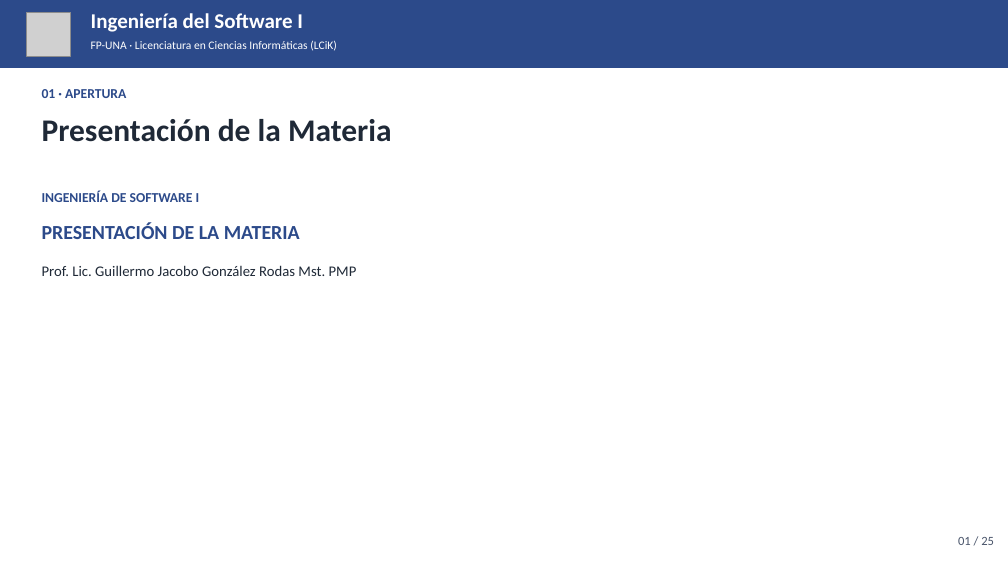
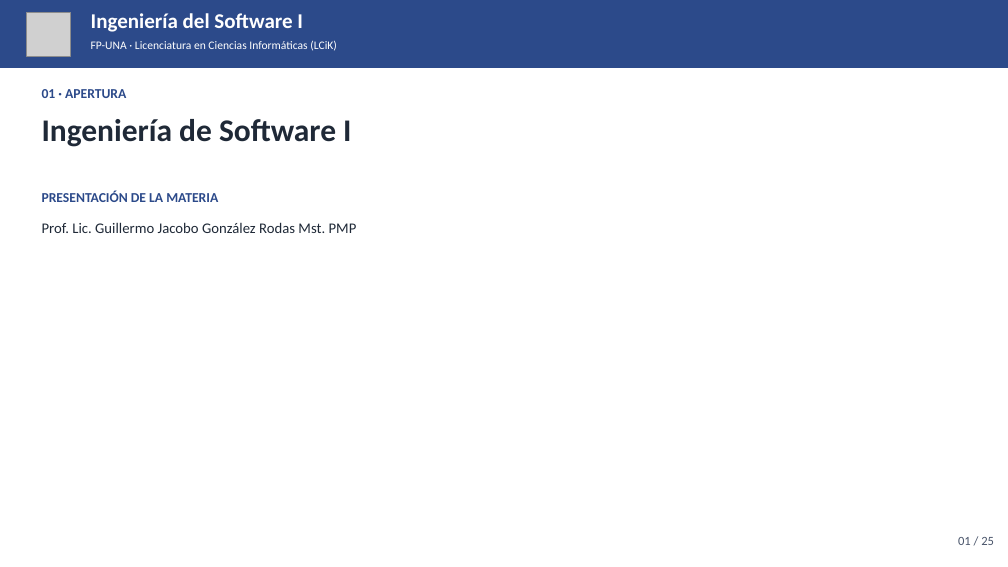
Before and after one commit to ferremarce/fpuna-lcik-is1, a slide deck: slide 1 of presentaciones-html/clase-1/clase-1.pptx. Drawn at 1008x567 pixels with LibreOffice and Linux fonts; fonts in the diff are those of the drawing; grey boxes stand for pictures. Boxes give left, top, right and bottom in pixels: in the first picture for what was removed or moved away, otherwise in the second. Text is boxed around its words. In the diff, an @@ line names an element or a change of style, - is before the commit and + after.

```diff
--- a/presentaciones-html/clase-1/clase-1.pptx
+++ b/presentaciones-html/clase-1/clase-1.pptx
@@ text at <box>42,119,351,147</box>: text changed; size 13 to 30 pt; text colour #2C4A8A to #1F2937 @@
-INGENIERÍA DE SOFTWARE I
+Ingeniería de Software I
@@ text removed at <box>42,119,392,142</box> @@
-Presentación de la Materia
@@ text "PRESENTACIÓN DE LA MATERIA": place and size @@
-text "PRESENTACIÓN DE LA MATERIA" at <box>42,222,300,239</box>
+text "PRESENTACIÓN DE LA MATERIA" at <box>42,191,218,202</box>
@@ text "PRESENTACIÓN DE LA MATERIA" at <box>42,191,218,202</box>: size 19 to 13 pt @@
@@ text "Prof. Lic. Guillermo Jacobo González ...": place and size @@
-text "Prof. Lic. Guillermo Jacobo González ..." at <box>42,265,357,276</box>
+text "Prof. Lic. Guillermo Jacobo González ..." at <box>42,222,357,233</box>
```
Also in this commit, not shown: 2 other slides changed, 18 other files.
